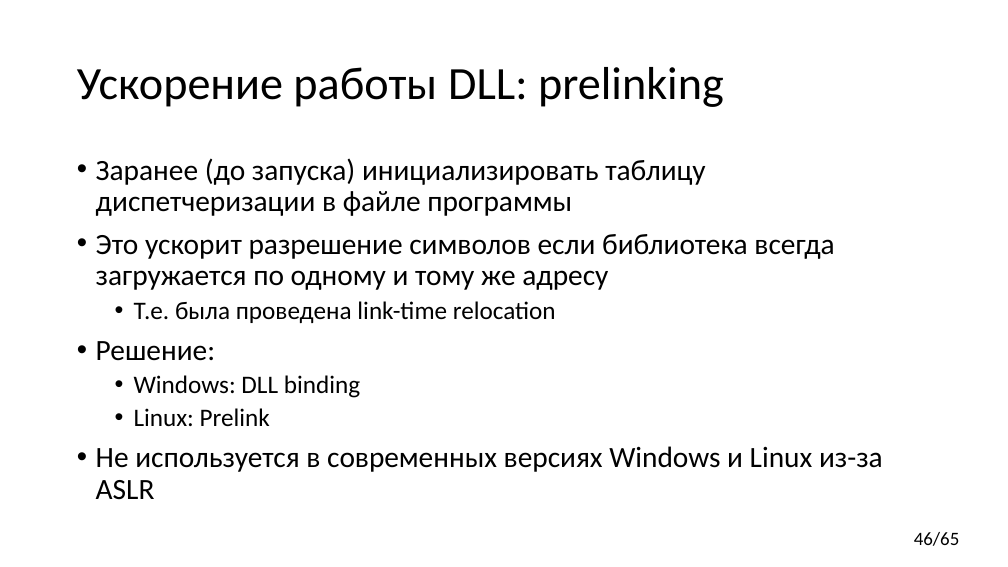
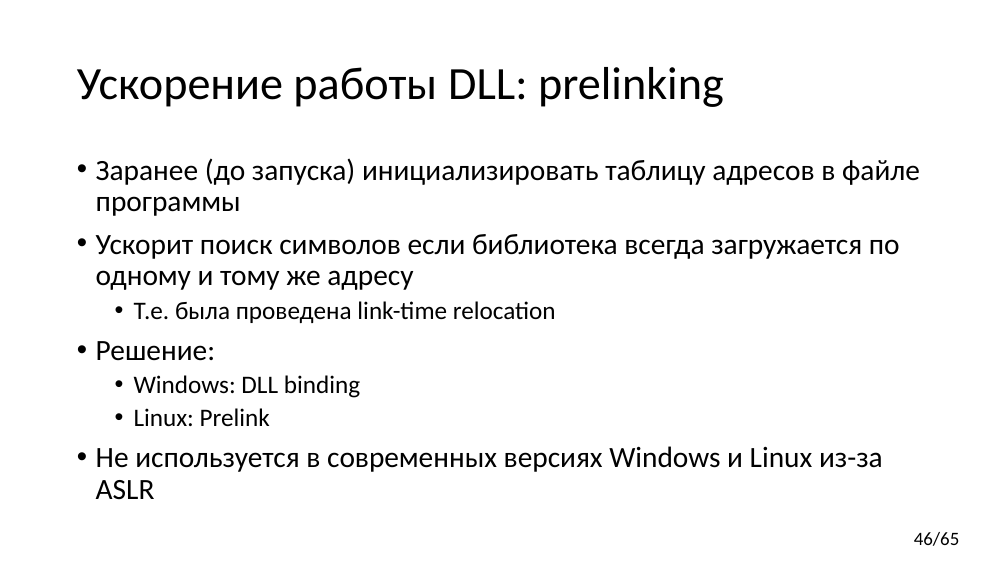
Before and after one commit to yugr/CppRussia, a slide deck: slide 46 of 2024/RU.pptx. Drawn at 1008x567 pixels with LibreOffice and Linux fonts; fonts in the diff are those of the drawing. Boxes give left, top, right and bottom in pixels: in the first picture for what was removed or moved away, otherwise in the second. Text is boxed around its words. In the diff, an @@ line names an element or a change of style, - is before the commit and + after.

Commit message:
Minor updates.

```diff
--- a/2024/RU.pptx
+++ b/2024/RU.pptx
@@ text at [96, 158, 920, 290]: text changed @@
-• Заранее (до запуска) инициализировать таблицу диспетчеризации в файле программы
-• Это ускорит разрешение символов если библиотека всегда загружается по одному и тому же адресу
+• Заранее (до запуска) инициализировать таблицу адресов в файле программы
+• Ускорит поиск символов если библиотека всегда загружается по одному и тому же адресу
```
Also in this commit, not shown: 24 other slides changed.
